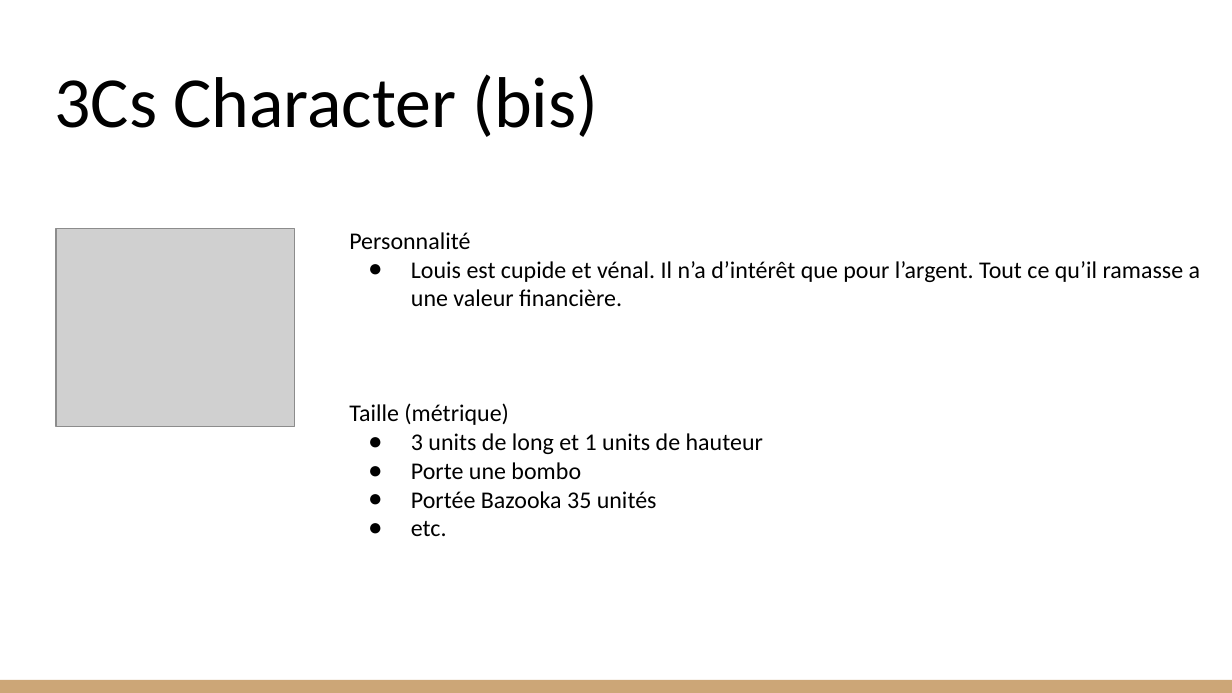
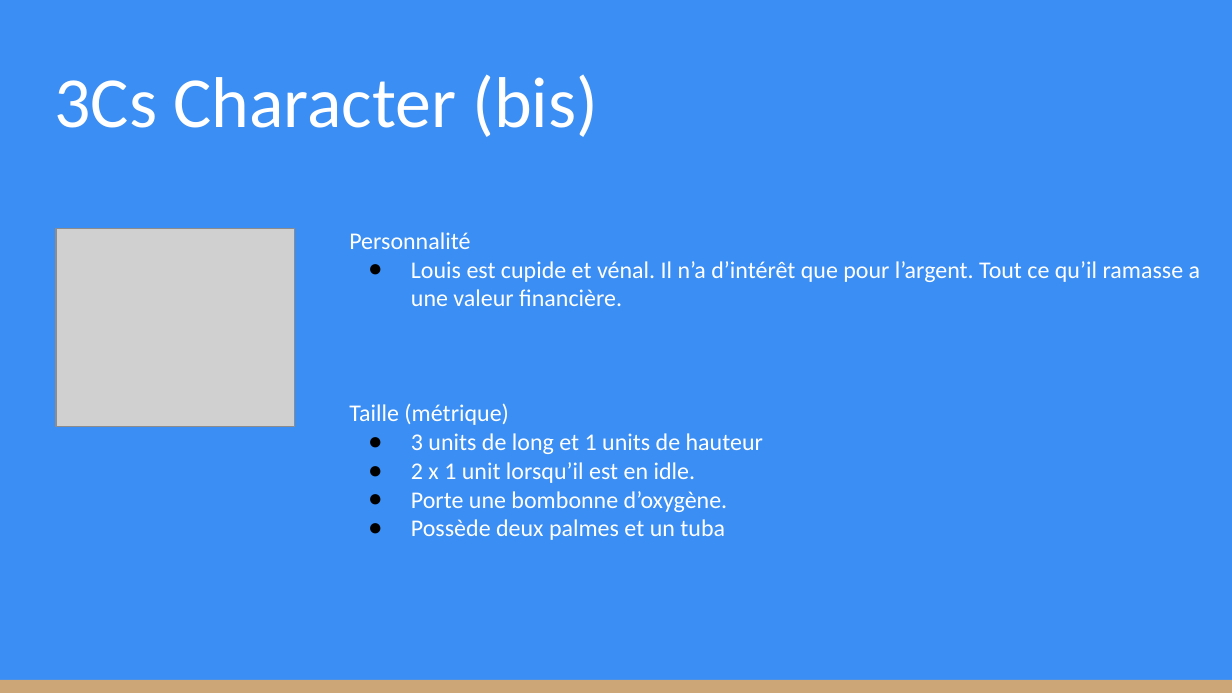
Before and after one commit to KevinBachelierBart/TPGeneraux, a slide deck: slide 13 of Bachelier_Kevin_SintaZaranie.pptx. Drawn at 1232x693 pixels with LibreOffice and Linux fonts; fonts in the diff are those of the drawing; grey boxes stand for pictures. Boxes give left, top, right and bottom in pixels: in the first picture for what was removed or moved away, otherwise in the second. Text is boxed around its words. In the diff, an @@ line names an element or a change of style, - is before the commit and + after.

```diff
--- a/Bachelier_Kevin_SintaZaranie.pptx
+++ b/Bachelier_Kevin_SintaZaranie.pptx
@@ background #FFFFFF to #3A8EF4 @@
@@ title "3Cs Character (bis)" at box(54, 74, 598, 137): text colour #000000 to #FFFFFF @@
@@ text at box(349, 232, 1200, 454): text colour #000000 to #FFFFFF in "Personnalité", "Louis est cupide et vénal. Il n’a ...", "Taille (métrique)", "3 units de long et 1 units ..." @@
@@ text at box(411, 462, 728, 540): text changed; text colour #000000 to #FFFFFF @@
-● Porte une bombo
-● Portée Bazooka 35 unités
-● etc.
+● 2 x 1 unit lorsqu’il est en idle.
+● Porte une bombonne d’oxygène.
+● Possède deux palmes et un tuba
```
Also in this commit, not shown: 2 other slides changed, 11 slides added, 2 slides removed.
